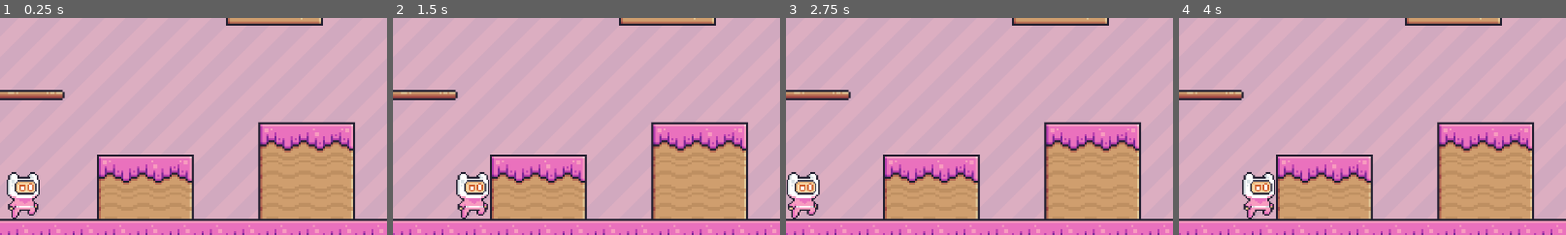
Above: before the commit, frames 1-4 (left to right).
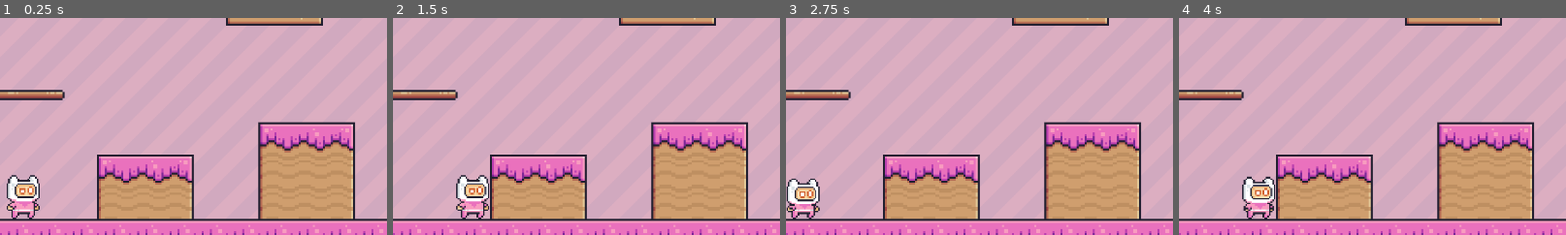
Above: after the commit, the same moments.

Repository: loganszeto/2D-Platform-Game
Game: Godot game, scene res://main.tscn
Same seed, same stepped clock (60 frames per second), same inputs: the game is played once before the commit and once after it.
Inputs:
- Up to frame 1 (0.25 s): no input
- Up to frame 2 (1.5 s): tap Enter (ui_accept) at 0.5, 0.77 s; hold Right (ui_right) from 0.53 s (still down)
- Up to frame 3 (2.75 s): tap Enter (ui_accept) at 1.52 s; release Right (ui_right) at 2.03 s; hold Left (ui_left) from 2.03 s (still down)
- Up to frame 4 (4 s): release Left (ui_left) at 2.78 s; hold Right (ui_right) from 2.78 s (still down); tap Enter (ui_accept) at 3.02, 3.77 s
The pictures show only the part of the screen within x 0-50%, y 50-100%; the shares and areas given below are measured in that part.

The runs differ from the first frame. In frame 1, 1.1% of the frame differs, in the area x 1-11%, y 70-93%; in frame 2, 1.1%; in frame 3, 1.3%, in the area x 0-9%, y 70-93%; in frame 4, 1.2%.

Commit message:
created animations for character while idle, jumping, or falling.

Diff:
--- a/scenes/main_character.tscn
+++ b/scenes/main_character.tscn
@@ -2,6 +2,194 @@
 
 [ext_resource type="Script" uid="uid://bp4tksy5alm6p" path="res://scenes/main_character.gd" id="1_ig48j"]
 [ext_resource type="Texture2D" uid="uid://jmwjfsn8oe0d" path="res://Jump (32x32).png" id="1_nrcqd"]
+[ext_resource type="Texture2D" uid="uid://bac7xfrgg7uvv" path="res://Idle (32x32).png" id="2_e6tc2"]
+[ext_resource type="Texture2D" uid="uid://cg4mdcf8il4vt" path="res://Run (32x32).png" id="4_k0aba"]
+
+[sub_resource type="AtlasTexture" id="AtlasTexture_ogw1n"]
+atlas = ExtResource("2_e6tc2")
+region = Rect2(0, 0, 32, 32)
+
+[sub_resource type="AtlasTexture" id="AtlasTexture_0d0nc"]
+atlas = ExtResource("2_e6tc2")
+region = Rect2(32, 0, 32, 32)
+
+[sub_resource type="AtlasTexture" id="AtlasTexture_d3a2h"]
+atlas = ExtResource("2_e6tc2")
+region = Rect2(64, 0, 32, 32)
+
+[sub_resource type="AtlasTexture" id="AtlasTexture_0ltrl"]
+atlas = ExtResource("2_e6tc2")
+region = Rect2(96, 0, 32, 32)
+
+[sub_resource type="AtlasTexture" id="AtlasTexture_kvjf6"]
+atlas = ExtResource("2_e6tc2")
+region = Rect2(128, 0, 32, 32)
+
+[sub_resource type="AtlasTexture" id="AtlasTexture_hj3w6"]
+atlas = ExtResource("2_e6tc2")
+region = Rect2(160, 0, 32, 32)
+
+[sub_resource type="AtlasTexture" id="AtlasTexture_hodpe"]
+atlas = ExtResource("2_e6tc2")
+region = Rect2(192, 0, 32, 32)
+
+[sub_resource type="AtlasTexture" id="AtlasTexture_qoi8n"]
+atlas = ExtResource("2_e6tc2")
+region = Rect2(224, 0, 32, 32)
+
+[sub_resource type="AtlasTexture" id="AtlasTexture_pvtuh"]
+atlas = ExtResource("2_e6tc2")
+region = Rect2(256, 0, 32, 32)
+
+[sub_resource type="AtlasTexture" id="AtlasTexture_8rh4e"]
+atlas = ExtResource("2_e6tc2")
+region = Rect2(288, 0, 32, 32)
+
+[sub_resource type="AtlasTexture" id="AtlasTexture_is85u"]
+atlas = ExtResource("2_e6tc2")
+region = Rect2(320, 0, 32, 32)
+
+[sub_resource type="AtlasTexture" id="AtlasTexture_o67j2"]
+atlas = ExtResource("1_nrcqd")
+region = Rect2(0, 0, 32, 32)
+
+[sub_resource type="AtlasTexture" id="AtlasTexture_lotbi"]
+atlas = ExtResource("4_k0aba")
+region = Rect2(0, 0, 32, 32)
+
+[sub_resource type="AtlasTexture" id="AtlasTexture_g1p1k"]
+atlas = ExtResource("4_k0aba")
+region = Rect2(32, 0, 32, 32)
+
+[sub_resource type="AtlasTexture" id="AtlasTexture_wtvrk"]
+atlas = ExtResource("4_k0aba")
+region = Rect2(64, 0, 32, 32)
+
+[sub_resource type="AtlasTexture" id="AtlasTexture_nayhv"]
+atlas = ExtResource("4_k0aba")
+region = Rect2(96, 0, 32, 32)
+
+[sub_resource type="AtlasTexture" id="AtlasTexture_ednkj"]
+atlas = ExtResource("4_k0aba")
+region = Rect2(128, 0, 32, 32)
+
+[sub_resource type="AtlasTexture" id="AtlasTexture_x6ds7"]
+atlas = ExtResource("4_k0aba")
+region = Rect2(160, 0, 32, 32)
+
+[sub_resource type="AtlasTexture" id="AtlasTexture_m1jtw"]
+atlas = ExtResource("4_k0aba")
+region = Rect2(192, 0, 32, 32)
+
+[sub_resource type="AtlasTexture" id="AtlasTexture_6wsqi"]
+atlas = ExtResource("4_k0aba")
+region = Rect2(224, 0, 32, 32)
+
+[sub_resource type="AtlasTexture" id="AtlasTexture_p53c1"]
+atlas = ExtResource("4_k0aba")
+region = Rect2(256, 0, 32, 32)
+
+[sub_resource type="AtlasTexture" id="AtlasTexture_n3rqm"]
+atlas = ExtResource("4_k0aba")
+region = Rect2(288, 0, 32, 32)
+
+[sub_resource type="AtlasTexture" id="AtlasTexture_s43vl"]
+atlas = ExtResource("4_k0aba")
+region = Rect2(320, 0, 32, 32)
+
+[sub_resource type="AtlasTexture" id="AtlasTexture_4fdd0"]
+atlas = ExtResource("4_k0aba")
+region = Rect2(352, 0, 32, 32)
+
+[sub_resource type="SpriteFrames" id="SpriteFrames_8eflq"]
+animations = [{
+"frames": [{
+"duration": 1.0,
+"texture": SubResource("AtlasTexture_ogw1n")
+}, {
+"duration": 1.0,
+"texture": SubResource("AtlasTexture_0d0nc")
+}, {
+"duration": 1.0,
+"texture": SubResource("AtlasTexture_d3a2h")
+}, {
+"duration": 1.0,
+"texture": SubResource("AtlasTexture_0ltrl")
+}, {
+"duration": 1.0,
+"texture": SubResource("AtlasTexture_kvjf6")
+}, {
+"duration": 1.0,
+"texture": SubResource("AtlasTexture_hj3w6")
+}, {
+"duration": 1.0,
+"texture": SubResource("AtlasTexture_hodpe")
+}, {
+"duration": 1.0,
+"texture": SubResource("AtlasTexture_qoi8n")
+}, {
+"duration": 1.0,
+"texture": SubResource("AtlasTexture_pvtuh")
+}, {
+"duration": 1.0,
+"texture": SubResource("AtlasTexture_8rh4e")
+}, {
+"duration": 1.0,
+"texture": SubResource("AtlasTexture_is85u")
+}],
+"loop": true,
+"name": &"default",
+"speed": 20.0
+}, {
+"frames": [{
+"duration": 1.0,
+"texture": SubResource("AtlasTexture_o67j2")
+}],
+"loop": true,
+"name": &"jumping",
+"speed": 20.0
+}, {
+"frames": [{
+"duration": 1.0,
+"texture": SubResource("AtlasTexture_lotbi")
+}, {
+"duration": 1.0,
+"texture": SubResource("AtlasTexture_g1p1k")
+}, {
+"duration": 1.0,
+"texture": SubResource("AtlasTexture_wtvrk")
+}, {
+"duration": 1.0,
+"texture": SubResource("AtlasTexture_nayhv")
+}, {
+"duration": 1.0,
+"texture": SubResource("AtlasTexture_ednkj")
+}, {
+"duration": 1.0,
+"texture": SubResource("AtlasTexture_x6ds7")
+}, {
+"duration": 1.0,
+"texture": SubResource("AtlasTexture_m1jtw")
+}, {
+"duration": 1.0,
+"texture": SubResource("AtlasTexture_6wsqi")
+}, {
+"duration": 1.0,
+"texture": SubResource("AtlasTexture_p53c1")
+}, {
+"duration": 1.0,
+"texture": SubResource("AtlasTexture_n3rqm")
+}, {
+"duration": 1.0,
+"texture": SubResource("AtlasTexture_s43vl")
+}, {
+"duration": 1.0,
+"texture": SubResource("AtlasTexture_4fdd0")
+}],
+"loop": true,
+"name": &"running",
+"speed": 20.0
+}]
 
 [sub_resource type="RectangleShape2D" id="RectangleShape2D_ig48j"]
 size = Vector2(21.640001, 29.090908)
@@ -9,11 +197,13 @@
 [node name="CharacterBody2D" type="CharacterBody2D" unique_id=1546846831]
 script = ExtResource("1_ig48j")
 
-[node name="Sprite2D" type="Sprite2D" parent="." unique_id=1790898452]
+[node name="Sprite2D" type="AnimatedSprite2D" parent="." unique_id=1887656874]
 texture_filter = 1
 position = Vector2(50.5, 47.5)
 scale = Vector2(2.34375, 2.40625)
-texture = ExtResource("1_nrcqd")
+sprite_frames = SubResource("SpriteFrames_8eflq")
+autoplay = "default"
+frame_progress = 0.62547415
 
 [node name="CollisionShape2D" type="CollisionShape2D" parent="." unique_id=1104251728]
 position = Vector2(51.640625, 51)
Binary file added: Idle (32x32).png
Not shown, added: Idle (32x32).png.import
Binary file added: Run (32x32).png
Not shown, added: Run (32x32).png.import
